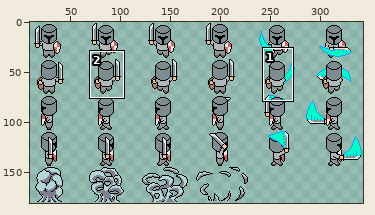
A sprite sheet gets an edit: 2DGame/sprites/playerSheet.png. Above, an overview of the earlier version with the close-up marked.
Close-up. Before:
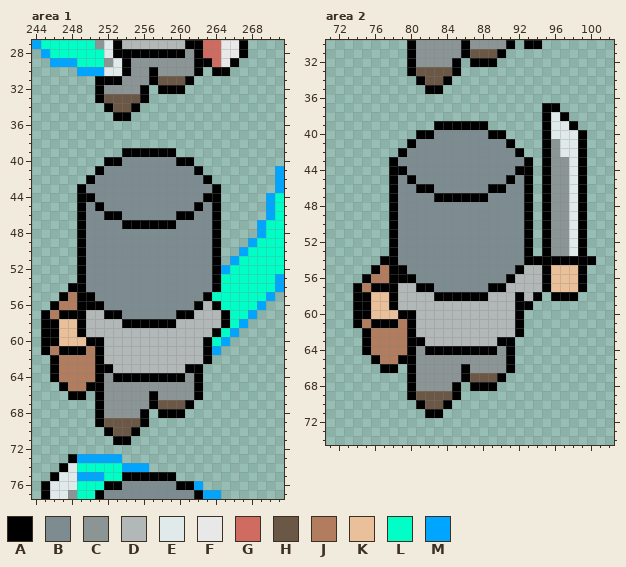
The file is 343x181 pixels. Shown: area 1: x 244..271, y 27..77; area 2: x 71..102, y 30..74. The wide view leaves out empty margins. The commit also changed other parts of the picture, which this record leaves out.
Palette (. is transparent): A #000000  B #7c8c90  C #8b9595  D #b1b8b7  E #e1eaea  F #e8e8e8  G #cf6b61  H #6b5745  J #b27c5e  K #eac09a  L #00ffc7  M #00a5ff
Pixels before, area 1, first column x 244:
27 MLLLLLLCEADDDDDDDAAGGFFA....
28 .MLLLLLLEAAAAAAAACAGGFFA....
29 ..MMMLLLCEACCCCCCCAAGFA.....
30 .....MMMEEACCACCCCA.AA......
31 .......AAACCCAHHHA..........
32 .......ACCCCA.AAA...........
33 .......AHHHHA...............
34 ........AHHA................
35 .........AA.................
36 ............................
37 ............................
38 ............................
39 ..........AAAAAA............
40 ........AABBBBBBAA..........
41 .......ABBBBBBBBBBA........M
42 ......ABBBBBBBBBBBBA.......M
43 .....ABBBBBBBBBBBBBBA......M
44 .....AABBBBBBBBBBBBAA.....ML
45 .....ABABBBBBBBBBBABA.....ML
46 .....ABBAABBBBBBAABBA.....ML
47 .....ABBBBAAAAAABBBBA....MLL
48 .....ABBBBBBBBBBBBBBA....MLL
49 .....ABBBBBBBBBBBBBBA...MLLL
50 .....ABBBBBBBBBBBBBBA..MLLLL
51 .....ABBBBBBBBBBBBBBA.MLLLLL
52 .....ABBBBBBBBBBBBBBAMLLLLLL
53 .....ABBBBBBBBBBBBBBALLLLLLM
54 ....AABBBBBBBBBBBBBBALLLLLLM
55 ...AJAABBBBBBBBBBBBALLLLLLM.
56 ..AJJAAABBBBBBBBBBADALLLLM..
57 .AJAAADDAABBBBBBAADDDALLM...
58 .AAKKADDDDAAAAAADDDDDALM....
59 .AAKKADDDDDDDDDDDDDDALM.....
60 .AAKKKAADDDDDDDDDDDALM......
61 .AJAAAJADDDDDDDDDDDAM.......
62 ..AJJJJADDDDDDDDDDDA........
63 ..AJJJJAADDDDDDDDAA.........
64 ..AJJJJACAAAAAAAACA.........
65 ...AJJAACCCCCCCCCCA.........
66 ....AA.ACCCCCACCCCA.........
67 .......ACCCCCAHHHA..........
68 .......ACCCCA.AAA...........
69 .......AHHHHA...............
70 ........AHHA................
71 .........AA.................
72 ............................
73 ....AMMMMM..................
74 ...AELLLLLMMM...............
75 ..AEEMMMLLAAAAAA............
76 .AEEELLLAABBBBBBAAM.........
77 .AEECLLABBBBBBBBBBAMM.......
Pixels before, area 2, first column x 74:
30 ......ACCCCCACCCCA.AA......
31 ......ACCCCCAHHHA..........
32 ......ACCCCA.AAA...........
33 ......AHHHHA...............
34 .......AHHA................
35 ........AA.................
36 ...........................
37 .....................AA....
38 .....................AEA...
39 .........AAAAAA......AEEA..
40 .......AABBBBBBAA....AEEEA.
41 ......ABBBBBBBBBBA...ACEEA.
42 .....ABBBBBBBBBBBBA..ACEEA.
43 ....ABBBBBBBBBBBBBBA.ACCEA.
44 ....AABBBBBBBBBBBBAA.ACCEA.
45 ....ABABBBBBBBBBBABA.ACCEA.
46 ....ABBAABBBBBBAABBA.ACCEA.
47 ....ABBBBAAAAAABBBBA.ACCEA.
48 ....ABBBBBBBBBBBBBBA.ACCEA.
49 ....ABBBBBBBBBBBBBBA.ACCEA.
50 ....ABBBBBBBBBBBBBBA.ACCEA.
51 ....ABBBBBBBBBBBBBBA.ACCEA.
52 ....ABBBBBBBBBBBBBBA.ACCEA.
53 ....ABBBBBBBBBBBBBBA.ACCEA.
54 ...AABBBBBBBBBBBBBBAAAAAAAA
55 ..AJAABBBBBBBBBBBBADDAKKKA.
56 .AJJAAABBBBBBBBBBADDDAKKKA.
57 AJAAADDAABBBBBBAADDDDAKKKA.
58 AAKKADDDDAAAAAADDDADA.AAA..
59 AAKKADDDDDDDDDDDDDAA.......
60 AAKKKAADDDDDDDDDDDA........
61 AJAAAJADDDDDDDDDDDA........
62 .AJJJJADDDDDDDDDDDA........
63 .AJJJJAADDDDDDDDAA.........
64 .AJJJJACAAAAAAAACA.........
65 ..AJJAACCCCCCCCCCA.........
66 ...AA.ACCCCCACCCCA.........
67 ......ACCCCCAHHHA..........
68 ......ACCCCA.AAA...........
69 ......AHHHHA...............
70 .......AHHA................
71 ........AA.................
Once edited:
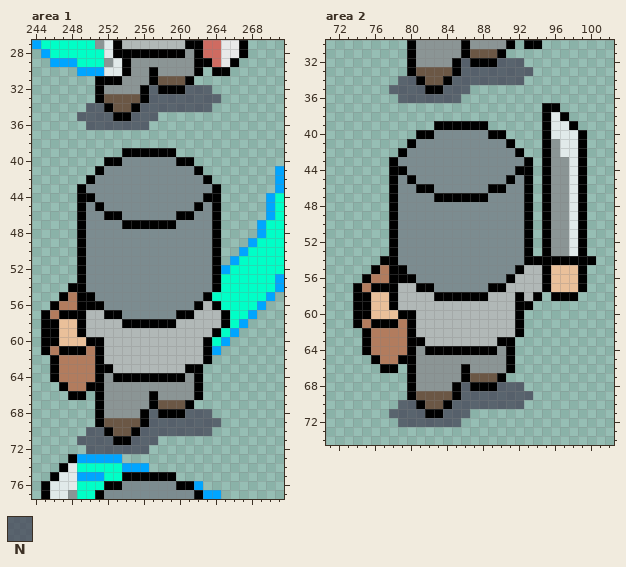
Colours new in this view: N #3f3d50b2
Changes in this commit:
{"where": "area 1"}
{"y":32,"x":257,"old":".","new":"N"}
{"y":32,"x":261,"old":"...","new":"NNN"}
{"y":33,"x":257,"old":"........","new":"NNNNNNNN"}
{"y":34,"x":250,"old":"..","new":"NN"}
{"y":34,"x":256,"old":"........","new":"NNNNNNNN"}
{"y":35,"x":249,"old":"....","new":"NNNN"}
{"y":35,"x":255,"old":"...","new":"NNN"}
{"y":36,"x":250,"old":".......","new":"NNNNNNN"}
{"y":68,"x":257,"old":".","new":"N"}
{"y":68,"x":261,"old":"...","new":"NNN"}
{"y":69,"x":257,"old":"........","new":"NNNNNNNN"}
{"y":70,"x":250,"old":"..","new":"NN"}
{"y":70,"x":256,"old":"........","new":"NNNNNNNN"}
{"y":71,"x":249,"old":"....","new":"NNNN"}
{"y":71,"x":255,"old":"...","new":"NNN"}
{"y":72,"x":250,"old":".......","new":"NNNNNNN"}
{"where": "area 2"}
{"y":32,"x":86,"old":".","new":"N"}
{"y":32,"x":90,"old":"...","new":"NNN"}
{"y":33,"x":86,"old":"........","new":"NNNNNNNN"}
{"y":34,"x":79,"old":"..","new":"NN"}
{"y":34,"x":85,"old":"........","new":"NNNNNNNN"}
{"y":35,"x":78,"old":"....","new":"NNNN"}
{"y":35,"x":84,"old":"...","new":"NNN"}
{"y":36,"x":79,"old":".......","new":"NNNNNNN"}
{"y":68,"x":86,"old":".","new":"N"}
{"y":68,"x":90,"old":"...","new":"NNN"}
{"y":69,"x":86,"old":"........","new":"NNNNNNNN"}
{"y":70,"x":79,"old":"..","new":"NN"}
{"y":70,"x":85,"old":"........","new":"NNNNNNNN"}
{"y":71,"x":78,"old":"....","new":"NNNN"}
{"y":71,"x":84,"old":"...","new":"NNN"}
{"y":72,"x":79,"old":".......","new":"NNNNNNN"}
